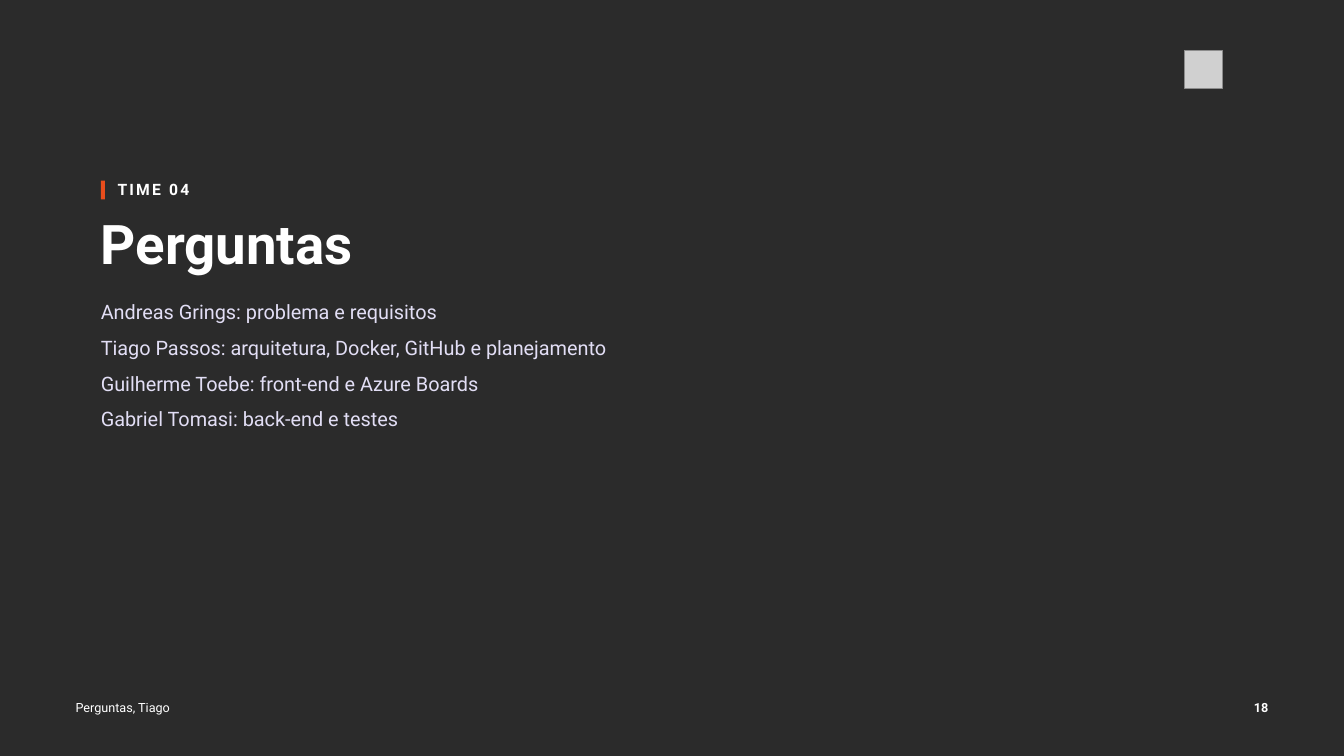
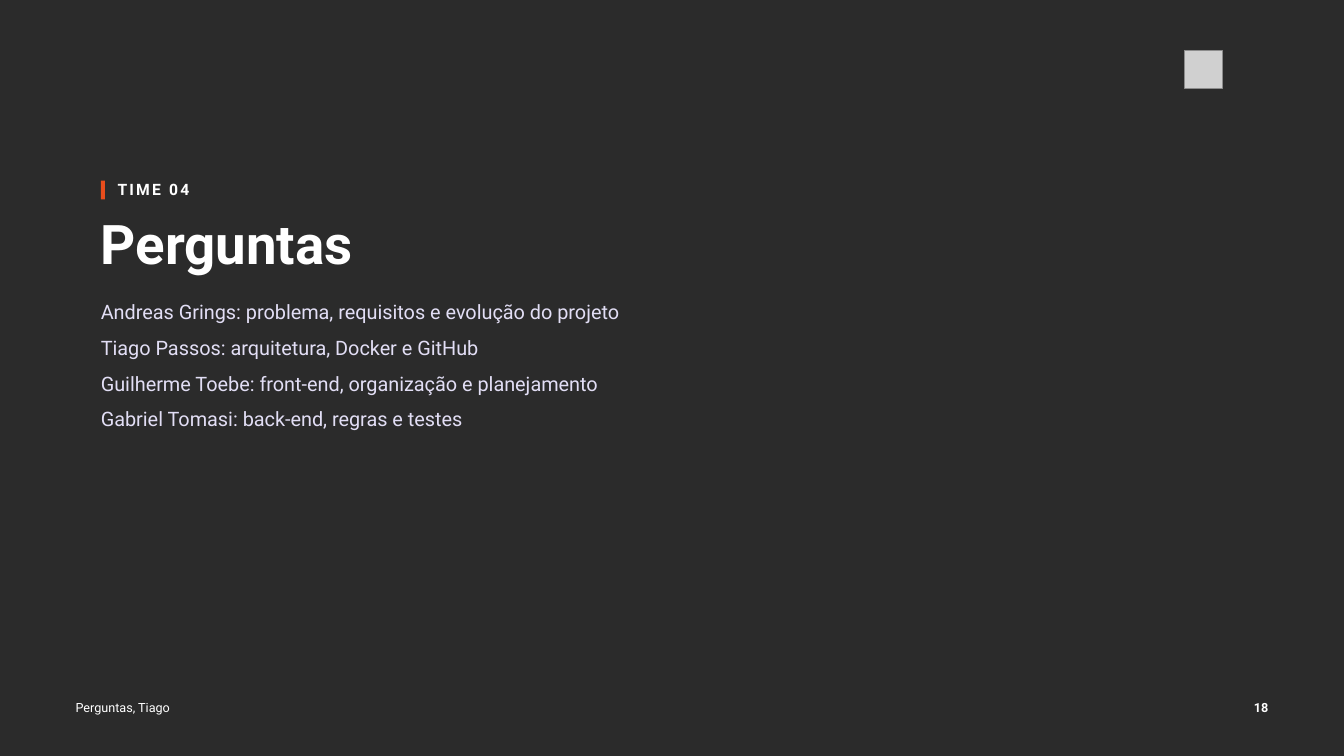
Before and after one commit to tcpassos/invite-app, a slide deck: slide 18 of trabalhos/T3-Apresentacao-Intermediaria.pptx. Drawn at 1344x756 pixels with LibreOffice and Linux fonts; fonts in the diff are those of the drawing; grey boxes stand for pictures; background and template pictures are left out; a plain dark background stands for a picture behind light text. Boxes give left, top, right and bottom in pixels: in the first picture for what was removed or moved away, otherwise in the second. Text is boxed around its words. In the diff, an @@ line names an element or a change of style, - is before the commit and + after.

```diff
--- a/trabalhos/T3-Apresentacao-Intermediaria.pptx
+++ b/trabalhos/T3-Apresentacao-Intermediaria.pptx
@@ text at (101, 304, 619, 430): text changed @@
-Andreas Grings: problema e requisitos
-Tiago Passos: arquitetura, Docker, GitHub e planejamento
-Guilherme Toebe: front-end e Azure Boards
-Gabriel Tomasi: back-end e testes
+Andreas Grings: problema, requisitos e evolução do projeto
+Tiago Passos: arquitetura, Docker e GitHub
+Guilherme Toebe: front-end, organização e planejamento
+Gabriel Tomasi: back-end, regras e testes
```
Also in this commit, not shown: 8 other slides changed, 3 other files.
